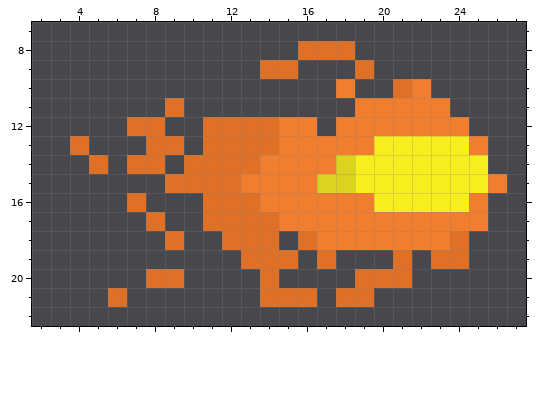
Pixel-art sprite: Assets/Resources/effect/fire_ball_5.png. That is the earlier state.
The file is 32x32 pixels. Shown: x 2..27, y 7..22.
Now the later version:
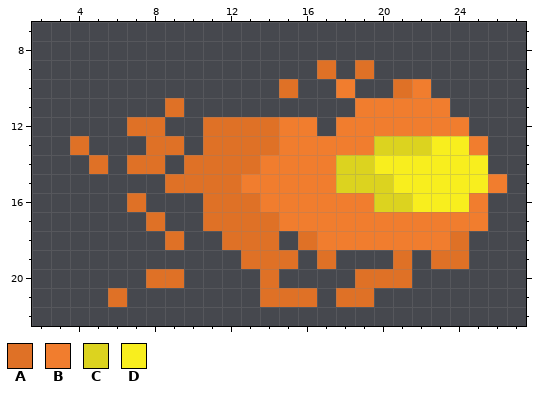
Palette (. is transparent): A #df7126  B #f17d2e  C #dcd31f  D #f8ee1e
Difference:
Colour A now appears in row 9 at x 17; in row 10 at x 15.
The author changed colour C to colour B in row 15 at x 17.
The author changed colour D to colour C in row 13 at x 20 to 22; in row 14 at x 19; in row 15 at x 19 to 20; in row 16 at x 20 to 21.
The author cleared colour A in row 8 at x 16 to 18; in row 9 at x 14 to 15.
Boxes around the changes in both pictures, in picture pixels (x1, y1, x2, y2):
changed: (260, 41, 431, 212)
